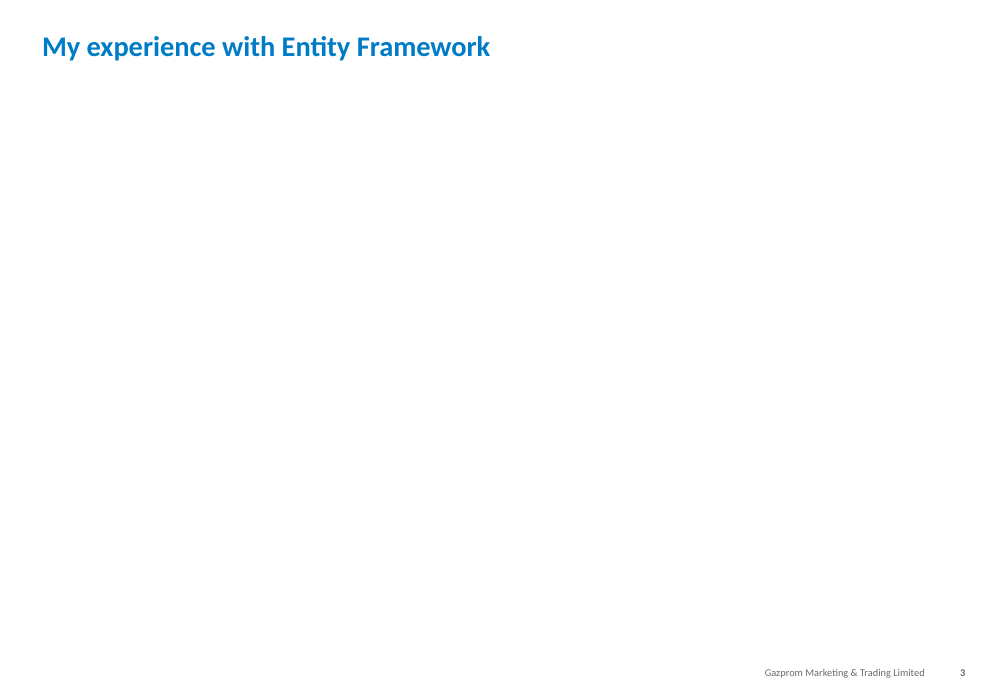
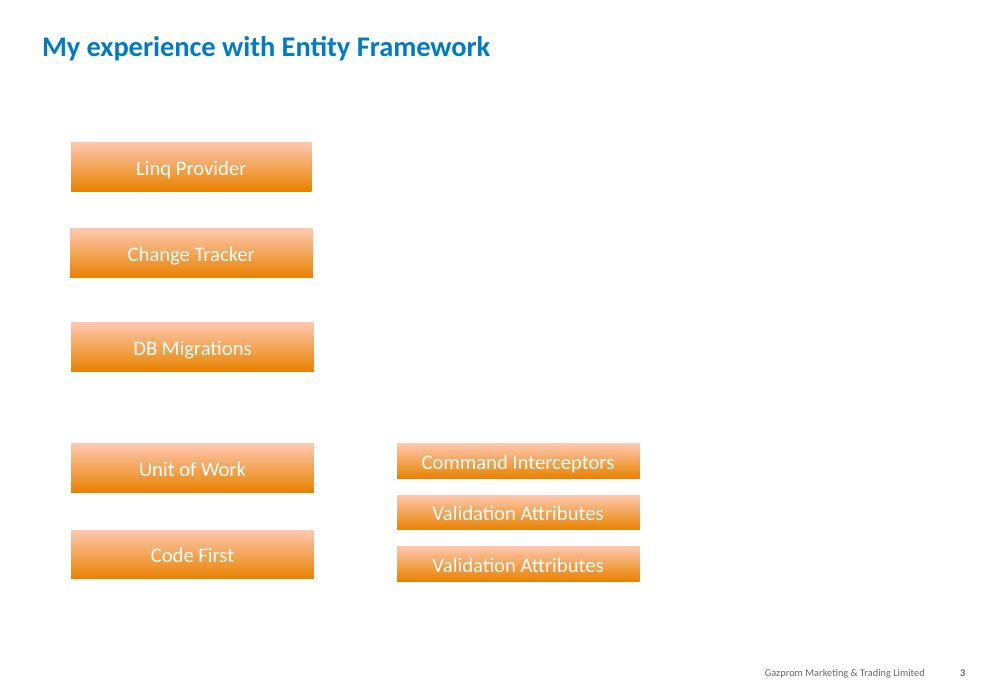
Before and after one commit to jeanhibbert/EfTestConsole, a slide deck: slide 3 of 20160128 Tech Punch - Entity Framework.pptx. Drawn at 1008x698 pixels with LibreOffice and Linux fonts; fonts in the diff are those of the drawing; background and template pictures are left out. Boxes give left, top, right and bottom in pixels: in the first picture for what was removed or moved away, otherwise in the second. Text is boxed around its words. In the diff, an @@ line names an element or a change of style, - is before the commit and + after.

```diff
--- a/20160128 Tech Punch - Entity Framework.pptx
+++ b/20160128 Tech Punch - Entity Framework.pptx
@@ rectangle added at (71, 141, 312, 191), fill gradient #E98300 to #FFC9B2, 16 pt, text #FFFFFF @@
+Linq Provider
@@ rectangle added at (70, 228, 313, 277), fill gradient #E98300 to #FFC9B2, 16 pt, text #FFFFFF @@
+Change Tracker
@@ rectangle added at (71, 322, 314, 371), fill gradient #E98300 to #FFC9B2, 16 pt, text #FFFFFF @@
+DB Migrations
@@ rectangle added at (71, 443, 314, 492), fill gradient #E98300 to #FFC9B2, 16 pt, text #FFFFFF @@
+Unit of Work
@@ rectangle added at (396, 443, 639, 478), fill gradient #E98300 to #FFC9B2, 16 pt, text #FFFFFF @@
+Command Interceptors
@@ rectangle added at (396, 494, 639, 530), fill gradient #E98300 to #FFC9B2, 16 pt, text #FFFFFF @@
+Validation Attributes
@@ rectangle added at (71, 530, 314, 579), fill gradient #E98300 to #FFC9B2, 16 pt, text #FFFFFF @@
+Code First
@@ rectangle added at (396, 546, 639, 582), fill gradient #E98300 to #FFC9B2, 16 pt, text #FFFFFF @@
+Validation Attributes
```
Also in this commit, not shown: 2 other slides changed, 1 slide removed, 56 other files.
